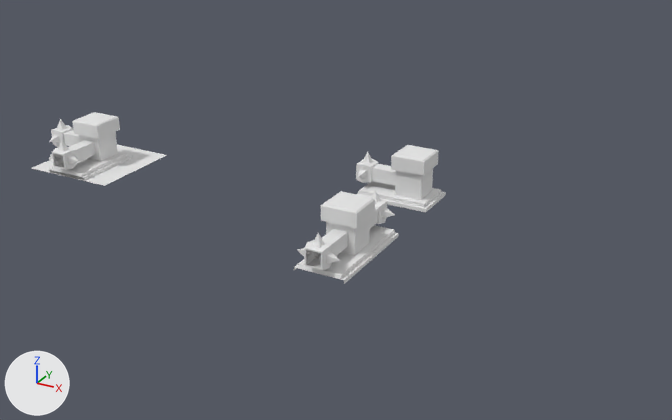
The Blender file art_src/tilesets/dungeon/barricade_tiles.blend: old version first, new version second.
The view is the same before and after, from a 50 mm lens placed at (9.98, -10.37, 5.25), pointed at (4.32, -0.07, 0.1). Lighting does not change. The marker at lower left points along +X, +Y and +Z.

Names of what the first picture shows: 'BarricadeCorner', 'BarricadeEnd', 'BarricadeStraight', 'Plane.001'.
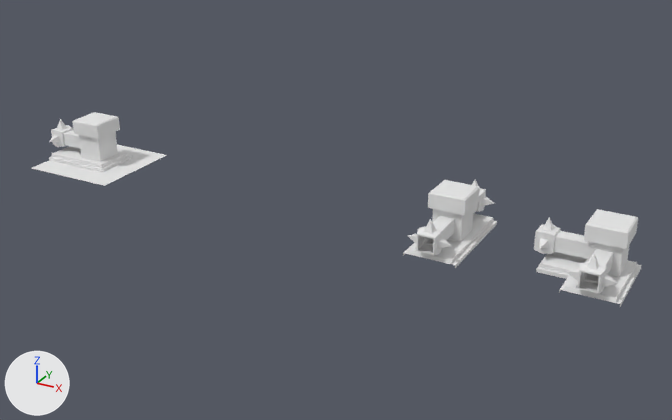
What differs and where, as boxes [x1, y1, x2, y2] in the pictures (672 x 420 px):
'BarricadeCorner', moved
    before: [49, 112, 132, 181]
    after: [534, 209, 642, 307]
'BarricadeStraight', moved
    before: [294, 190, 398, 284]
    after: [403, 179, 497, 268]
'BarricadeEnd', moved
    before: [356, 145, 446, 212]
    after: [49, 112, 132, 172]

What changed in the scene script:
```text
Change ob_barricadecorner:
    ob_barricadecorner.location: (0.0, 0.0, 0.0) -> (8.0, 0.0, 0.0)
Change ob_barricadeend:
    ob_barricadeend.location: (5.0, 1.0, 0.0) -> (0.0, 0.0, 0.0)
Change ob_barricadestraight:
    ob_barricadestraight.location: (5.0, -1.0, 0.0) -> (6.0, 0.0, 0.0)
```
